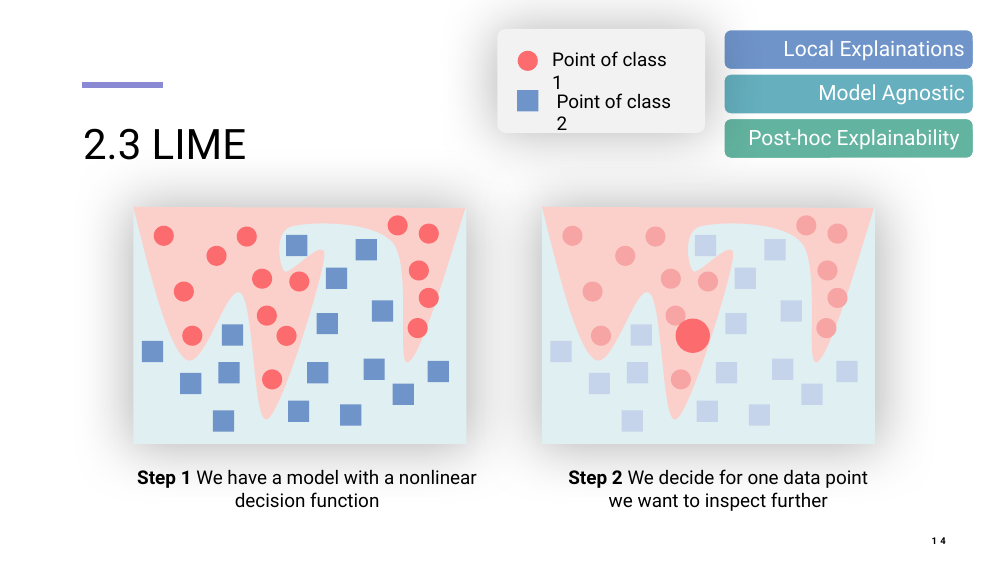
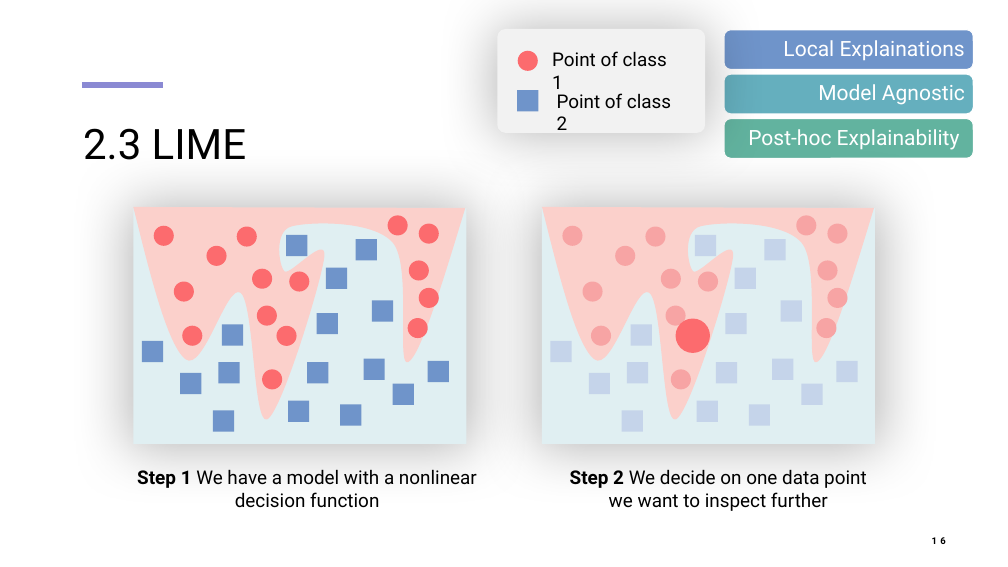
Before and after one commit to mahmouddraz/xai, a slide deck: slide 16 of Presentation Workshop.pptx (slide 14 before the commit). Drawn at 1008x567 pixels with LibreOffice and Linux fonts; fonts in the diff are those of the drawing. Boxes give left, top, right and bottom in pixels: in the first picture for what was removed or moved away, otherwise in the second. Text is boxed around its words. In the diff, an @@ line names an element or a change of style, - is before the commit and + after.

```diff
--- a/Presentation Workshop.pptx
+++ b/Presentation Workshop.pptx
@@ text at (570,469,867,511): text changed @@
-Step 2 We decide for one data point we want to inspect further
+Step 2 We decide on one data point we want to inspect further
@@ page number at (932,537,946,544): text changed @@
-14
+16
```
Also in this commit, not shown: 2 other slides changed, 2 slides added, 1 other file.
